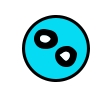
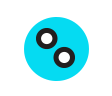
Layered file, before and after one edit (112 × 96). Changes by layer:
painted on "Vector Smart Object" over [34, 28, 77, 68]
painted on "Ellipse 1" over [22, 15, 90, 82]
